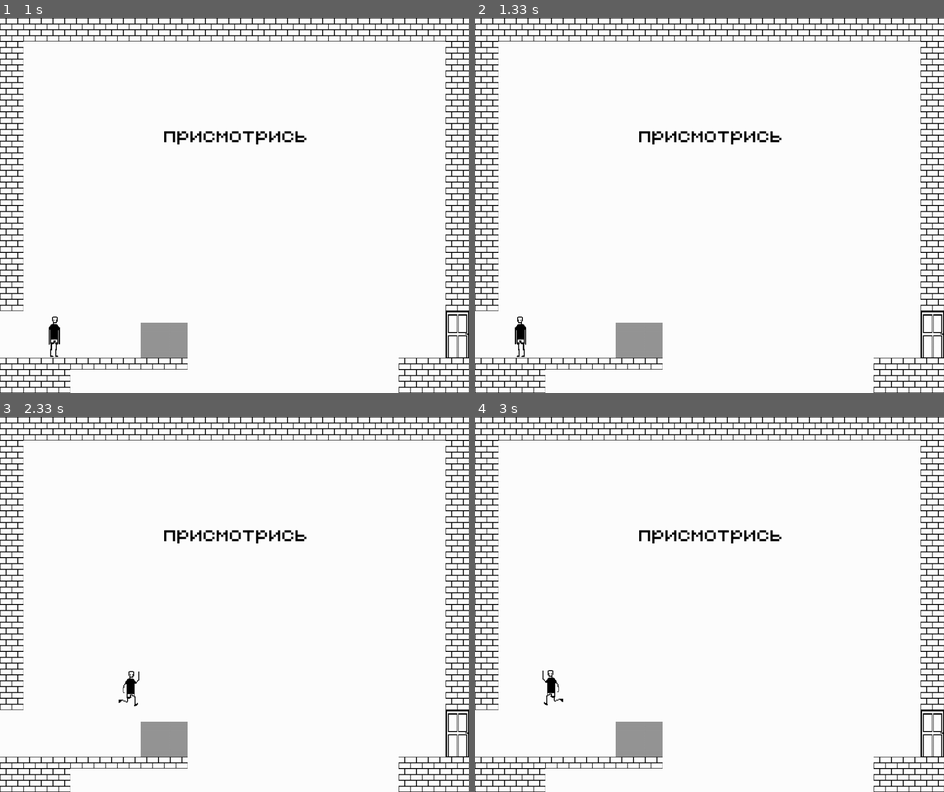
Above: before the commit, frames 1-4 (two rows, left to right).
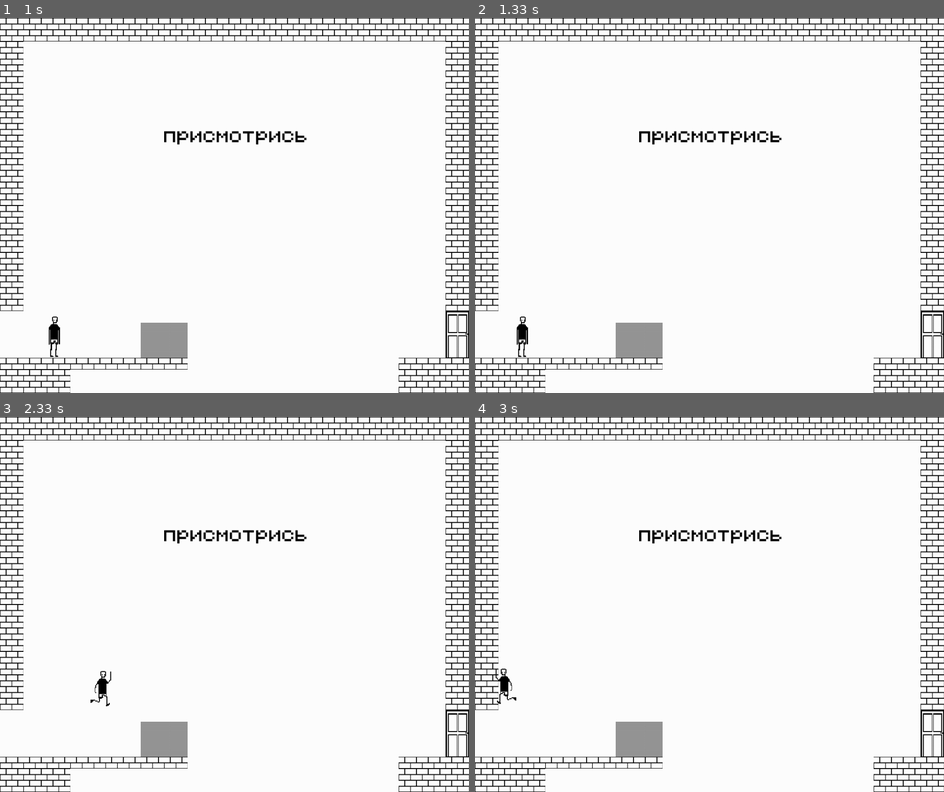
Above: after the commit, the same moments.

Repository: remalQ/pygame-project
Game: pygame game, started from Main.py
Two runs of this game, one before a commit and one after it. Both use one fixed random seed, a clock stepped at 60 frames per second and the inputs below.
Inputs (mouse positions are in pixels of both pictures, inside the frame that each line leads up to):
- Up to frame 1 (1 s): click "Начать игру" at 0.38 s; press the mouse at (154, 55) at 0.7 s; move the mouse to (112, 183) at 0.8 s; release the mouse at (70, 314) at 0.93 s
- Up to frame 2 (1.33 s): type "ann" at 1 s
- Up to frame 3 (2.33 s): tap Enter at 1.33 s; hold D 1.55-2.02 s; tap Space at 1.62, 1.92, 2.17 s; hold D from 2.1 s (still down)
- Up to frame 4 (3 s): tap Space at 2.47, 2.67, 2.97 s; release D at 2.57 s; hold A from 2.6 s (still down)

Frame 1 is identical in both runs. In frame 2, 0.1% of the frame differs, in the area x 8-12%, y 79-91%; in frame 3, 0.3%, in the area x 19-30%, y 67-78%; in frame 4, 0.3%.

Commit message:
improved logic for BouncingPlatform.py

Diff:
--- a/Platforms/BouncingPlatform.py
+++ b/Platforms/BouncingPlatform.py
@@ -1,32 +1,32 @@
 import pygame
 from Platforms.Platform import Platform
 
+
 class BouncingPlatform(Platform):
-    def __init__(self, x, y, width, height, image=None, bounce_strength=15, side_push=10):
+    def __init__(self, x, y, width, height, image=None,
+                 bounce_speed=30, side_push_speed=20, deceleration=1):
         """
-        bounce_strength: Сила подбрасывания вверх/вниз (в пикселях за кадр)
-        side_push: Сила отталкивания в стороны (в пикселях за кадр)
+        bounce_speed: Начальная вертикальная скорость при отскоке
+        side_push_speed: Начальная горизонтальная скорость при отскоке
+        deceleration: Модуль замедления (единиц в кадр^2)
         """
         super().__init__(x, y, width, height, image)
-        self.bounce_strength = bounce_strength
-        self.side_push = side_push
+        self.bounce_speed = bounce_speed
+        self.side_push_speed = side_push_speed
+        self.deceleration = deceleration
 
     def apply_bounce(self, player):
-        """
-        Применяет эффект подбрасывания или отталкивания в зависимости от стороны столкновения.
-        Возвращает корректировки dx, dy для игрока.
-        """
         dx, dy = 0, 0
         player_rect = player.rect
         platform_rect = self.rect
 
-        # Вычисляем пересечения по каждой стороне
+        # Определим перекрытия
         overlap_left = player_rect.right - platform_rect.left
         overlap_right = platform_rect.right - player_rect.left
         overlap_top = player_rect.bottom - platform_rect.top
         overlap_bottom = platform_rect.bottom - player_rect.top
 
-        # Находим минимальное пересечение для определения стороны столкновения
+        # Определим минимальное перекрытие и сторону столкновения
         overlaps = [
             (abs(overlap_left), 'left', overlap_left),
             (abs(overlap_right), 'right', overlap_right),
@@ -37,25 +37,20 @@
         side, overlap_value = min_overlap[1], min_overlap[2]
 
         if side == 'top' and (player.vel_y >= 0 or player.fall_speed >= 0):
-            # Столкновение сверху
-            dy = platform_rect.top - player_rect.bottom
-            player.vel_y = -self.bounce_strength
-            player.fall_speed = -self.bounce_strength
-            player.in_air = True
-            player.falling_mode = False
+            # Отскок вверх
+            dy = -overlap_value
+            player.start_vertical_bounce(-self.bounce_speed, self.deceleration)
         elif side == 'bottom' and (player.vel_y <= 0 or player.fall_speed <= 0):
-            # Столкновение снизу
-            dy = platform_rect.bottom - player_rect.top
-            player.vel_y = self.bounce_strength
-            player.fall_speed = self.bounce_strength
-            player.in_air = True
+            # Отскок вниз
+            dy = overlap_value
+            player.start_vertical_bounce(self.bounce_speed, self.deceleration)
         elif side == 'left' and player.vel_x >= 0:
-            # Столкновение слева
-            dx = platform_rect.left - player_rect.right
-            player.vel_x = -self.side_push
+            # Отскок влево
+            dx = -overlap_value
+            player.start_horizontal_bounce(-self.side_push_speed, self.deceleration)
         elif side == 'right' and player.vel_x <= 0:
-            # Столкновение справа
-            dx = platform_rect.right - player_rect.left
-            player.vel_x = self.side_push
+            # Отскок вправо
+            dx = overlap_value
+            player.start_horizontal_bounce(self.side_push_speed, self.deceleration)
 
         return dx, dy
--- a/Player.py
+++ b/Player.py
@@ -1,6 +1,3 @@
-"""@package Player
-Класс игрока с модификациями для 3-го уровня (режим падения)
-"""
 import pygame
 from Const_Values import *
 from Create_Maps import TILE_SIZE
@@ -17,13 +14,6 @@
         self.coins_collected = 0
         self.coin_image = pygame.image.load("Coins/Gold_1.png")
         self.coin_image = pygame.transform.scale(self.coin_image, (40, 40))
-        self.drawing_platform = False
-        self.platform_start_pos = None
-        self.platform_end_pos = None
-        self.falling_mode = False
-        self.fall_speed = 0
-        self.vel_x = 0
-        self.first_frame = True
 
     def update(self, game_over, world, door_group, coin_group, screen):
         dx = 0
@@ -34,19 +24,27 @@
             key = pygame.key.get_pressed()
             mouse_buttons = pygame.mouse.get_pressed()
 
-            # Применяем горизонтальное отталкивание
-            if abs(self.vel_x) > 0:
-                dx += self.vel_x
-                self.vel_x *= 0.9
-
-            # Обработка падения
-            if self.falling_mode:
-                self.fall_speed += 0.5
-                dy += self.fall_speed
-                if self.fall_speed > 15:
-                    self.fall_speed = 15
-            else:
-                # Обычное управление
+            # Горизонтальный отскок
+            if self.horizontal_bouncing:
+                dx += self.horizontal_bounce_speed
+                if self.horizontal_bounce_speed > 0:
+                    self.horizontal_bounce_speed = max(0, self.horizontal_bounce_speed - self.horizontal_bounce_deceleration)
+                else:
+                    self.horizontal_bounce_speed = min(0, self.horizontal_bounce_speed + self.horizontal_bounce_deceleration)
+                if self.horizontal_bounce_speed == 0:
+                    self.horizontal_bouncing = False
+
+            # Вертикальный отскок
+            if self.vertical_bouncing:
+                dy += self.vertical_bounce_speed
+                if self.vertical_bounce_speed > 0:
+                    self.vertical_bounce_speed = max(0, self.vertical_bounce_speed - self.vertical_bounce_deceleration)
+                else:
+                    self.vertical_bounce_speed = min(0, self.vertical_bounce_speed + self.vertical_bounce_deceleration)
+                if self.vertical_bounce_speed == 0:
+                    self.vertical_bouncing = False
+
+            if not self.horizontal_bouncing:
                 if key[pygame.K_a]:
                     dx -= 5
                     self.counter += 1
@@ -64,7 +62,6 @@
                         self.index = (self.index + 1) % len(self.images_right)
                         self.image = self.images_right[self.index]
 
-            # Обработка рисования платформ
             if hasattr(world, 'allow_drawing') and world.allow_drawing:
                 mouse_pos = pygame.mouse.get_pos()
                 if mouse_buttons[0]:
@@ -92,21 +89,19 @@
             if not key[pygame.K_SPACE]:
                 self.jumped = False
 
-            if not self.falling_mode:
-                if self.in_air:
-                    self.image = self.jump_image_right if self.direction == 1 else self.jump_image_left
-                elif not key[pygame.K_a] and not key[pygame.K_d]:
-                    self.counter = 0
-                    self.index = 0
-                    self.image = self.images_right[self.index] if self.direction == 1 else self.images_left[self.index]
-
+            if self.falling_mode:
+                self.fall_speed += 0.5
+                dy += self.fall_speed
+                if self.fall_speed > 15:
+                    self.fall_speed = 15
+            elif not self.vertical_bouncing:
                 self.vel_y += 1
                 if self.vel_y > 10:
                     self.vel_y = 10
                 dy += self.vel_y
 
-            # Обработка коллизий
             self.in_air = True
+
             all_platforms = (world.platform_group.sprites() +
                              world.breaking_platform_group.sprites() +
                              world.hover_visible_platform_group.sprites() +
@@ -119,17 +114,14 @@
                 self.fall_speed = 0
                 self.first_frame = False
 
-            # Проверяем коллизии
             for tile in all_platforms:
-                # Горизонтальные коллизии
                 if tile.rect.colliderect(self.rect.x + dx, self.rect.y, self.rect.width, self.rect.height):
-                    if dx > 0:  # Движение вправо
+                    if dx > 0:
                         dx = tile.rect.left - self.rect.right
-                    elif dx < 0:  # Движение влево
+                    elif dx < 0:
                         dx = tile.rect.right - self.rect.left
-                    self.vel_x = 0  # Сбрасываем горизонтальную скорость
-
-                # Вертикальные коллизии
+                    self.vel_x = 0
+
                 if tile.rect.colliderect(self.rect.x, self.rect.y + dy, self.rect.width, self.rect.height):
                     if self.vel_y >= 0 or self.fall_speed >= 0:
                         dy = tile.rect.top - self.rect.bottom
@@ -145,7 +137,6 @@
                         self.vel_y = 0
                         self.fall_speed = 0
 
-            # Проверяем, стоит ли персонаж на платформе на первом кадре
             if self.first_frame:
                 for tile in all_platforms:
                     if tile.rect.colliderect(self.rect.x, self.rect.y + 1, self.rect.width, self.rect.height):
@@ -153,7 +144,6 @@
                         self.falling_mode = False
                         break
 
-            # Обработка коллизий с подкидывающей платформой
             for tile in world.bouncing_platform_group.sprites():
                 if tile.rect.colliderect(self.rect.x + dx, self.rect.y + dy, self.rect.width, self.rect.height):
                     bounce_dx, bounce_dy = tile.apply_bounce(self)
@@ -225,7 +215,23 @@
         self.fall_speed = 0
         self.first_frame = True
 
+        self.vertical_bouncing = False
+        self.horizontal_bouncing = False
+        self.vertical_bounce_speed = 0
+        self.horizontal_bounce_speed = 0
+        self.vertical_bounce_deceleration = 0
+        self.horizontal_bounce_deceleration = 0
+
     def start_falling(self):
-        """Активирует режим падения для 3-го уровня"""
         self.falling_mode = True
-        self.fall_speed = 3  # Начальная скорость падения
+        self.fall_speed = 3
+
+    def start_vertical_bounce(self, initial_speed, deceleration):
+        self.vertical_bounce_speed = initial_speed
+        self.vertical_bounce_deceleration = deceleration
+        self.vertical_bouncing = True
+
+    def start_horizontal_bounce(self, initial_speed, deceleration):
+        self.horizontal_bounce_speed = initial_speed
+        self.horizontal_bounce_deceleration = deceleration
+        self.horizontal_bouncing = True
